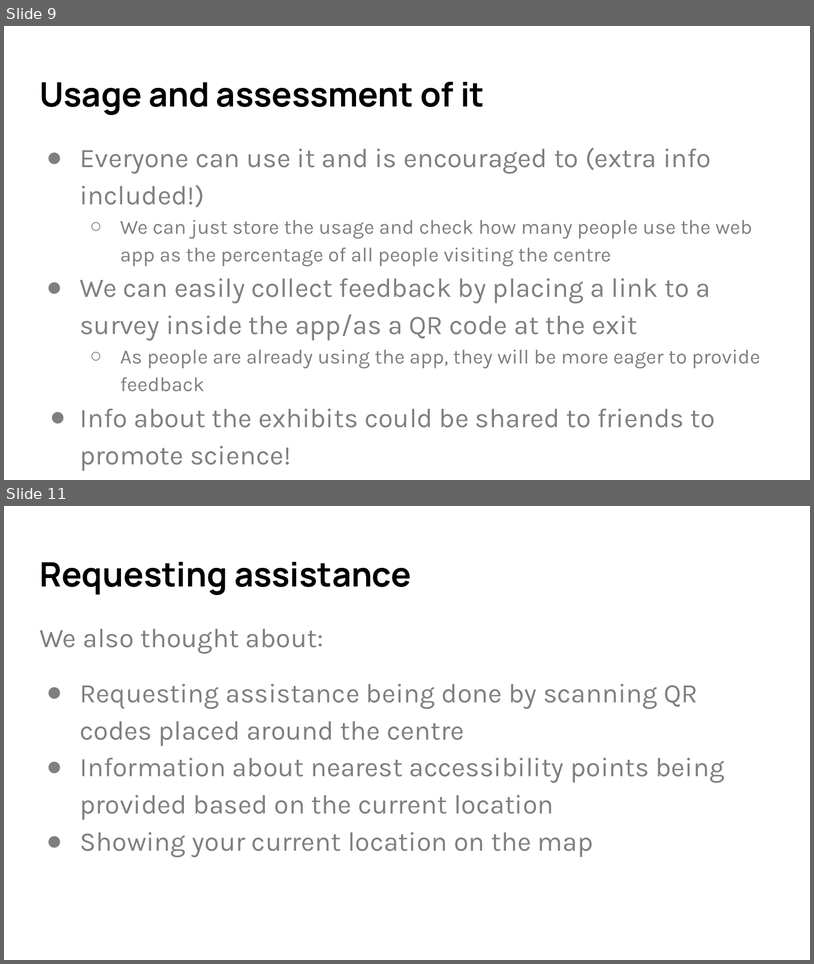
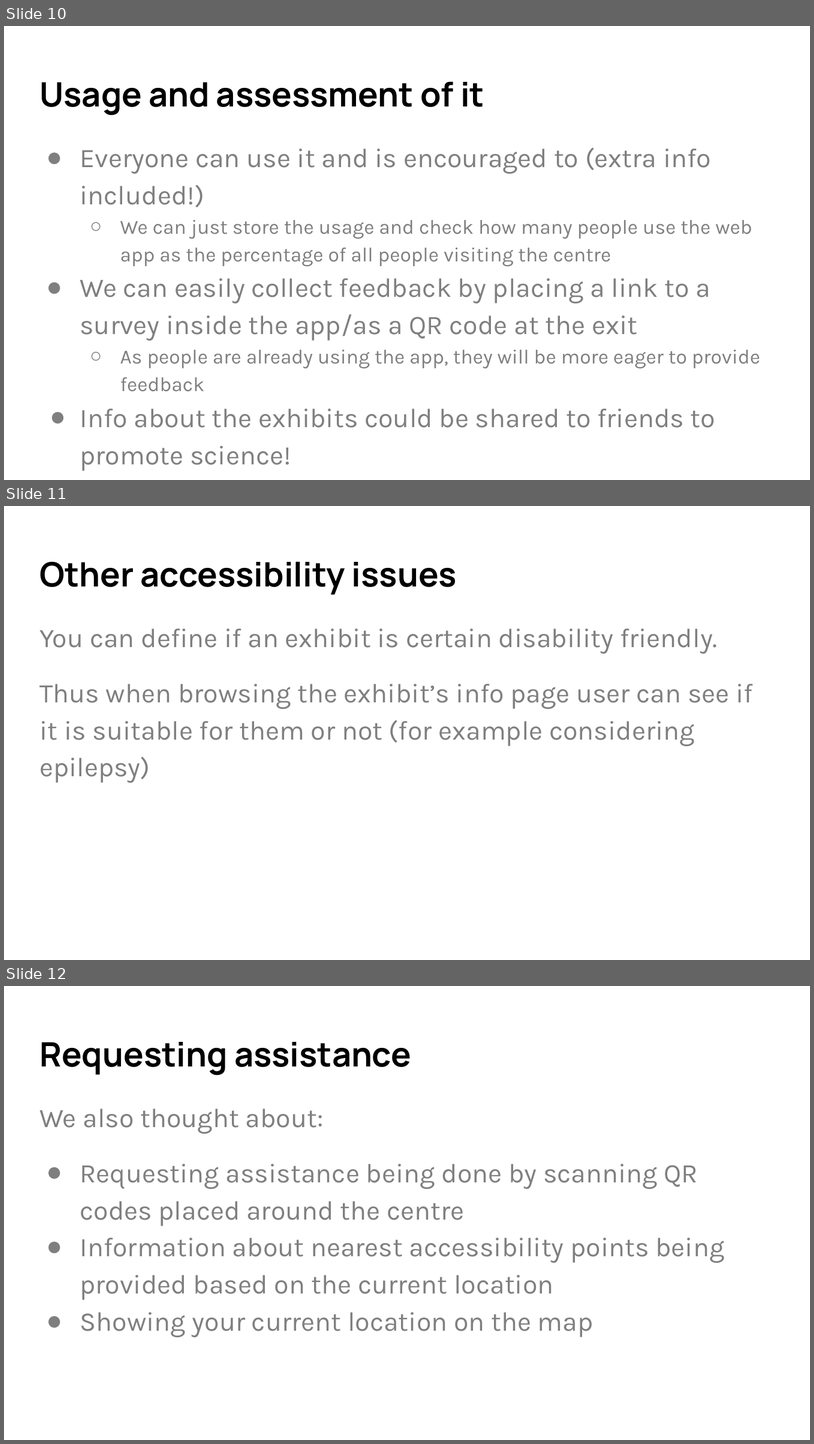
Before and after one commit to Glasgow19/team-5, a slide deck: presentation.pptx. Shown one above the other, each under a label of ours: slides 9 and 11 before the commit, slides 10, 11 and 12 after it; the slides between them are not shown. The pictures are 814x964 and 814x1444 pixels, drawn with LibreOffice and Linux fonts; fonts in the diff are those of the drawing. Boxes give left, top, right and bottom in pixels: in the first picture for what was removed or moved away, otherwise in the second. Text is boxed around its words. In the diff, an @@ line names an element or a change of style, - is before the commit and + after.

Commit message:
corrected presentation with text-to-speech

```diff
--- a/presentation.pptx
+++ b/presentation.pptx
@@ slide 11 added at box(4, 506, 810, 960), background #FFFFFF @@
@@ title added at box(39, 562, 457, 595), 30 pt, text #000000, bold @@
+Other accessibility issues
@@ text added at box(39, 628, 753, 783), 24 pt, text #7F7F7F @@
+You can define if an exhibit is certain disability friendly.
+Thus when browsing the exhibit’s info page user can see if it is suitable for them or not (for example considering epilepsy)
@@ what was slide 9 is now slide 10 @@
@@ what was slide 11 is now slide 12 @@
```
Also in this commit, not shown: 2 slides changed.
